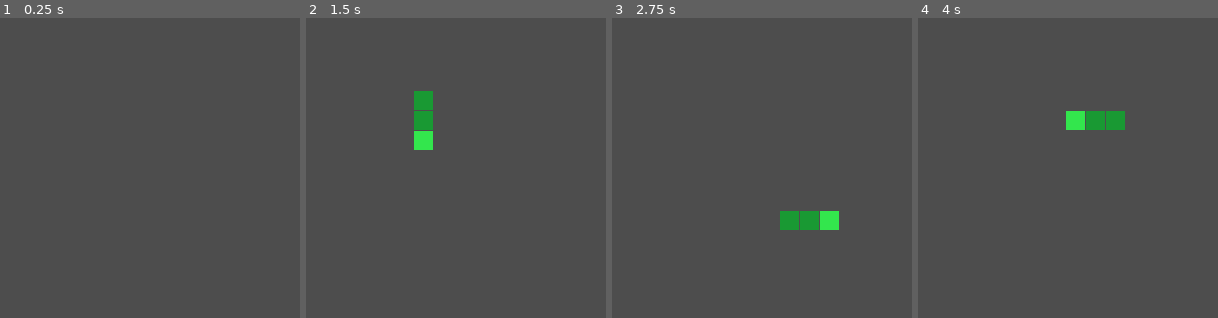
Above: before the commit, frames 1-4 (left to right).
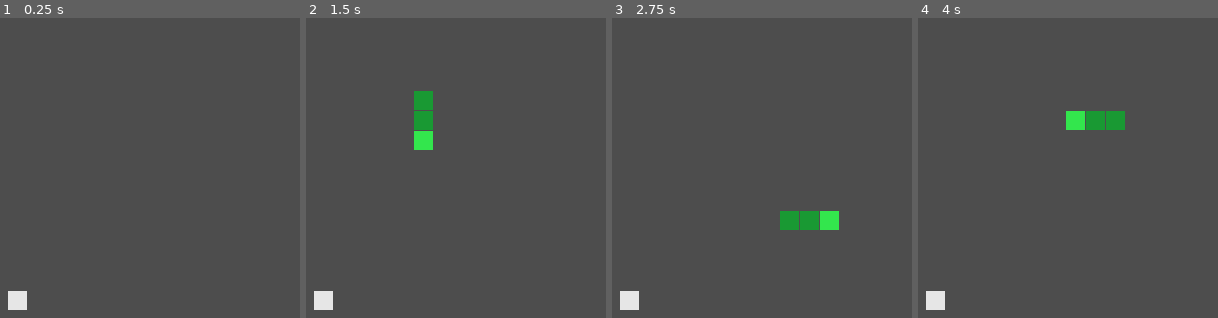
Above: after the commit, the same moments.

Repository: ansh33430w/snake-that-shrinks
Game: Godot game, scene res://main.tscn
Same seed, same stepped clock (60 frames per second), same inputs: the game is played once before the commit and once after it. The project has no main scene, so this scene is started directly.
Inputs (mouse positions are % of the whole screen's width and height, from its top left):
- Up to frame 1 (0.25 s): no input
- Up to frame 2 (1.5 s): tap Enter at 0.5 s; move the mouse to (72, 45) at 0.52 s; hold Right (ui_right) 0.53-1.28 s; tap Alt at 0.6 s; click (72, 45) at 0.67 s; move the mouse to (30, 55) at 1.27 s; hold Down (ui_down) from 1.28 s (still down); tap Shift at 1.35 s
- Up to frame 3 (2.75 s): move the mouse to (60, 28) at 2.02 s; release Down (ui_down) at 2.03 s; hold Right (ui_right) from 2.03 s (still down); tap Alt at 2.1 s
- Up to frame 4 (4 s): move the mouse to (45, 70) at 2.77 s; release Right (ui_right) at 2.78 s; hold Up (ui_up) 2.78-3.53 s; tap Shift at 2.85 s; click (45, 70) at 2.92 s; move the mouse to (80, 65) at 3.52 s; hold Left (ui_left) from 3.53 s (still down); tap Alt at 3.6 s
The pictures show only the part of the screen within x 46-96%, y 21-71%; the shares and areas given below are measured in that part.

The runs differ from the first frame. In frame 1, 0.4% of the frame differs, in the area x 2-9%, y 91-98%; in frame 2, 0.4%; in frame 3, 0.4%; in frame 4, 0.4%.

Commit message:
added food to gamr

Diff:
--- a/main.gd
+++ b/main.gd
@@ -6,6 +6,9 @@
 const g_hieght = 30
 const g_width = 30
 
+
+var food  := Vector2i(-1,-1)
+var score : = 0
 
 var mov_interwel =.12
 var snake :Array = []
@@ -17,7 +20,7 @@
 
 func _ready() -> void:
 	snake =[Vector2i(10,10), Vector2i(9,10) , Vector2i(8,10)]
-
+	foodspawn()
 
 func _process(delta: float) -> void:
 	if gameover :
@@ -60,14 +63,34 @@
 	if newhead in snake :
 		gameover=true
 		return
+
 	snake.insert(0,newhead)
-	snake.pop_back()
+
+	if newhead == food:
+		score = score +1
+		foodspawn()
+	else:
+
+		snake.pop_back()
 
 
 
 func _draw() -> void:
 	draw_rect(Rect2(0,0,g_width*gridsize,g_hieght*gridsize),Color(0.8,0.8,0.8),false,2.0)
+	draw_rect(Rect2(food.x*gridsize , food.y*gridsize ,gridsize-1 ,gridsize-1),Color(0.9,0.9,0.9))
 	for i in snake.size():
 		var seg = snake[i]
 		var color = Color(0.2,0.9,0.3) if i ==0 else Color(0.1,0.6,0.2)
 		draw_rect(Rect2(seg.x*  gridsize , seg.y * gridsize ,gridsize-1,gridsize-1),color)
+
+
+
+
+
+func foodspawn() -> void:
+	var pos
+	while true:
+		pos = Vector2i(randi()% g_width , randi() % g_hieght)
+		if pos not in snake:
+			break
+	food = pos
